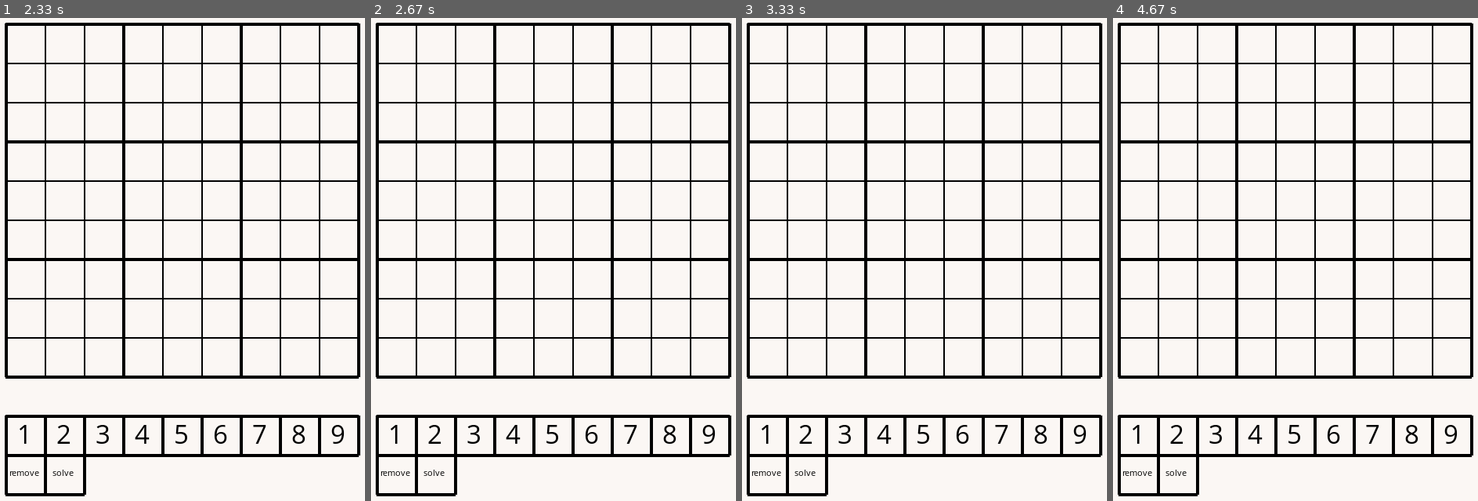
Above: before the commit, frames 1-4 (left to right).
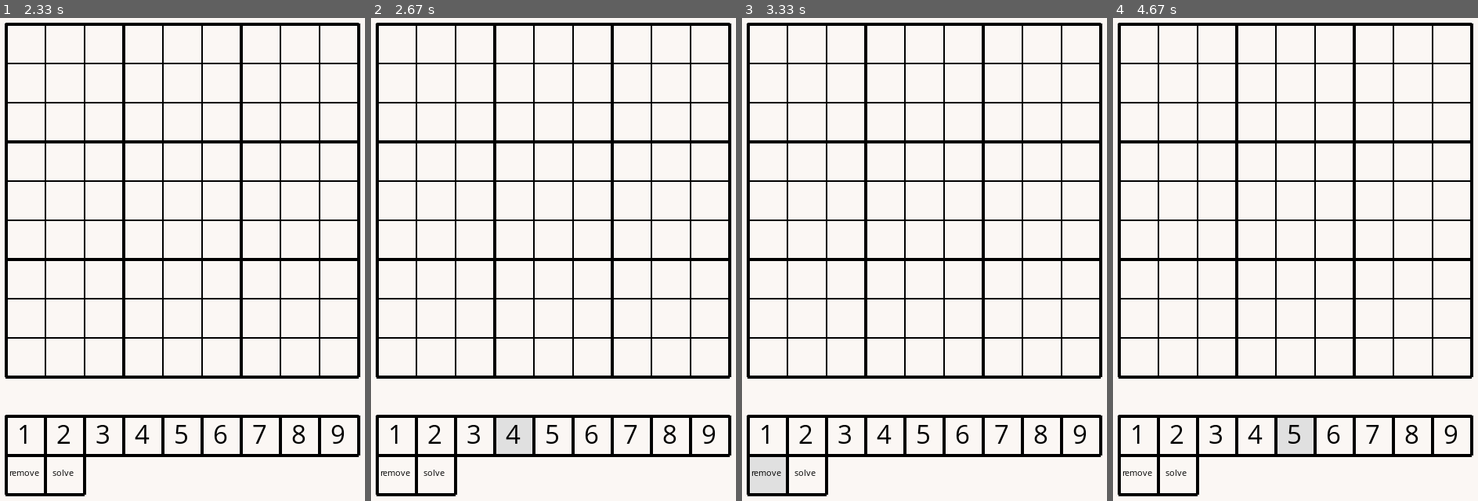
Above: after the commit, the same moments.

Repository: elijahzhao24/sudoku-solver-pygame-
Game: pygame game, started from sudoku.py
Two runs of this game, one before a commit and one after it. Both use one fixed random seed, a clock stepped at 60 frames per second and the inputs below.
Inputs (mouse positions are in pixels of both pictures, inside the frame that each line leads up to):
- Up to frame 1 (2.33 s): click "solve" at 0.38 s; press the mouse at (40, 66) at 0.7 s; move the mouse to (171, 182) at 0.8 s; release the mouse at (306, 298) at 0.93 s; move the mouse to (142, 447) at 1.8 s; click (142, 447) at 2.08 s
- Up to frame 2 (2.67 s): no input
- Up to frame 3 (3.33 s): click "remove" at 2.85 s
- Up to frame 4 (4.67 s): press the mouse at (1255, 447) at 3.37 s; move the mouse to (1196, 288) at 3.47 s; release the mouse at (1138, 129) at 3.6 s; move the mouse to (1255, 447) at 4.3 s; press the mouse at (1255, 447) at 4.33 s; move the mouse to (1266, 447) at 4.43 s; release the mouse at (1277, 447) at 4.57 s

Frame 1 is identical in both runs. In frame 2, 0.7% of the frame differs, in the area x 34-45%, y 82-91%; in frame 3, 0.7%, in the area x 2-13%, y 90-99%; in frame 4, 0.7%.

Commit message:
finished solver

Diff:
--- a/sudoku.py
+++ b/sudoku.py
@@ -3,6 +3,7 @@
 # Sudoku board player and solver (using recursive backtracking)
 # uses api to fetch boards from given url
 
+import copy
 import pygame
 from pip._vendor import requests
 pygame.init()
@@ -13,12 +14,13 @@
 
 response = requests.get("https://sugoku.onrender.com/board?difficulty=easy")
 grid = response.json()['board']
-original = []
+og_grid = copy.deepcopy(grid)
+original = set()
 
 for i in range(0, len(grid[0])):
     for j in range(0, len(grid[0])):
         if grid[i][j] != 0:
-            original.append([i + 1, j + 1])
+            original.add((i + 1, j + 1))
 
 
 
@@ -47,6 +49,26 @@
                 pygame.display.update()
 
 def drawboard(win, g):
+
+    row_invalid = check_row(g)
+    column_invalid = check_column(g)
+    cube_invalid = check_cube(g)
+
+    if row_invalid != 0:
+        pygame.draw.rect(win, (255, 153, 153), (50, (50 * row_invalid ), 450, 50))
+    if column_invalid != 0:
+        pygame.draw.rect(win, (255, 153, 153), ((50 * column_invalid), 50, 50, 450))
+    if cube_invalid != 0:
+        pygame.draw.rect(win, (255, 153, 153), ((((cube_invalid-1) % 3) * 150) + 50, (((cube_invalid-1 )//3) * 150) + 50, 150, 150))
+
+
+    if (0 < selected < 10):
+        pygame.draw.rect(win, (224, 224, 224), ((50 * selected), 550, 50, 50))
+    elif selected == 11:
+        pygame.draw.rect(win, (224, 224, 224), (50, 600, 50, 50))
+
+
+
     for i in range(0, 10):
         if (i%3 == 0):
             pygame.draw.line(win, (0, 0, 0), (50 + 50*i, 50), (50 + 50*i, 500), 4)
@@ -77,7 +99,8 @@
 
 def clicked(x, y):
     global selected
-    if (0 < x < 10) and (0 < y < 10) and not ([y, x] in original):
+    global grid
+    if (0 < x < 10) and (0 < y < 10) and not ((y, x) in original):
         if selected == 11:
             grid[y-1][x-1] = 0
         elif (0< selected< 10):
@@ -92,6 +115,84 @@
             selected = 0
         else:
             selected = 11
+    elif (y == 12) and (x == 2):
+        selected = 0
+        if solve(og_grid) != False:
+            grid = solve(og_grid)
+            print(grid)
+
+def check_row(g):
+    for i in range(0, len(g[0])):
+        temp = {}
+        for j in range(0, len(g[0])):
+            if g[i][j] in temp.keys():
+                return i + 1
+            if g[i][j] != 0:
+                temp[g[i][j]] = True
+    return 0
+
+def check_column(g):
+    for i in range(0, len(g[0])):
+        temp = {}
+        for j in range(0, len(g[0])):
+            if g[j][i] in temp.keys():
+                return i + 1
+            if g[j][i] != 0:
+                temp[g[j][i]] = True
+    return 0
+
+def check_cube(g):
+    for i in range(0, 7, 3):
+        for j in range(0, 3):
+            temp = {}
+            for k in range(0, 3):
+                for l in range(0, 3):
+                    if g[i+k][(j *3)+l] in temp.keys():
+                        return i + j + 1
+                    if g[i+k][(j *3)+l] != 0:
+                        temp[g[i+k][(j *3)+l]] = True
+    return 0
+
+def find_empty_location(g):
+    for i in range(9):
+        for j in range(9):
+            if(g[i][j] == 0):
+                return True
+    return False
+
+def find_first_spot(g):
+    for i in range(9):
+        for j in range(9):
+            if(g[i][j] == 0):
+                return [i, j]
+
+def valid_location(g, num, y, x):
+    g[y][x] = num
+
+    row_invalid = check_row(g)
+    column_invalid = check_column(g)
+    cube_invalid = check_cube(g)
+
+    if row_invalid != 0 or column_invalid != 0 or cube_invalid != 0:
+        return False
+    else:
+        return True
 
 
+def solve(g):
+    if (not find_empty_location(g)):
+        return g
+    empty_spot = find_first_spot(g)
+
+    for num in range(1, 10):
+        tempg = copy.deepcopy(g)
+        if valid_location(tempg, num, empty_spot[0], empty_spot[1]):
+            tempg[empty_spot[0]][empty_spot[1]] = num
+            solved = solve(tempg)
+            if solved != False:
+                return solved
+            else:
+                continue
+    return False
+
 main()
